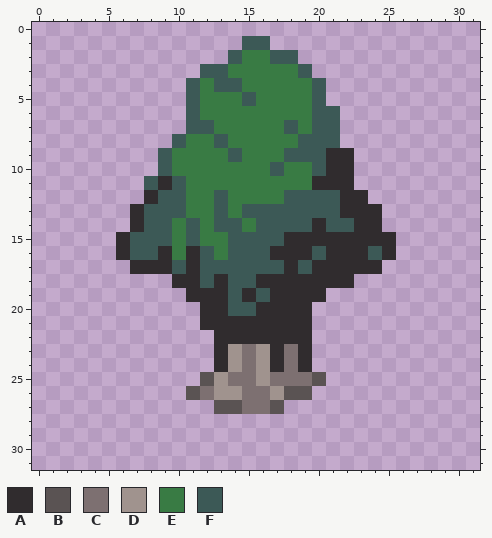
Edited in one commit: pixel-art file (Assets/Resources/Art/Area Tiles/Trees/needle_green.aseprite). The picture above was drawn from the file before the commit.
32x32 pixels, 1 frame.
Palette (. is transparent): A #302c2e  B #5a5353  C #7d7071  D #a0938e  E #397b44  F #3c5956
Pixels before, first column x 6:
 1 .........FF.........
 2 ........FEEFF.......
 3 ......FFEEEEEF......
 4 .....FEFFEEEEEF.....
 5 .....FEEEFEEEEF.....
 6 .....FEEEEEEEEFF....
 7 .....FFEEEEEFEFF....
 8 ....FEEFEEEEEFFF....
 9 ...FEEEEFEEEFFFAA...
10 ...FEEEEEEEFEEFAA...
11 ..FAFEEEEEEEEEAAA...
12 ..AFFEEFEEEEFFFFAA..
13 .AFFFEEFEFFFFFFFAAA.
14 .AFFEFEFFEFFFFAFFAA.
15 AFFFEFEEFFFFAAAAAAAA
16 AFFAEAFEFFFAAAFAAAFA
17 .AAAFAFFFFFFAFAAAAA.
18 ....AAFAFFAAAAAAA...
19 .....AAAFAFAAAA.....
20 ......AAFFAAAA......
21 ......AAAAAAAA......
22 .......AAAAAAA......
23 .......ADCDACA......
24 .......ADCDACA......
25 ......BDCCDCCCB.....
26 .....BCDDCCDBB......
27 .......BBCCB........
After:
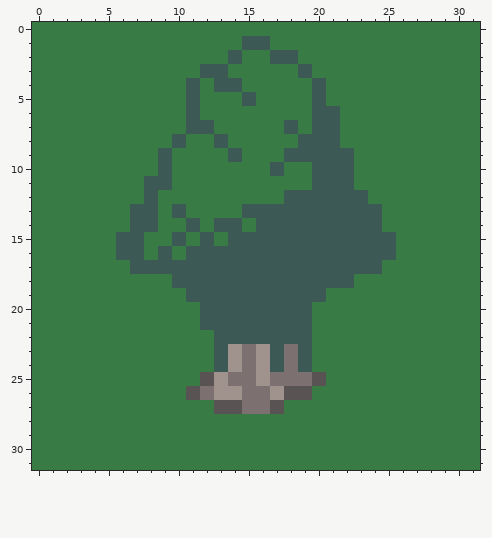
Change:
Changed rows in their new state; - is an unchanged pixel.
first column x 0:
 0 EEEEEEEEEEEEEEEEEEEEEEEEEEEEEEEE
 1 EEEEEEEEEEEEEEE--EEEEEEEEEEEEEEE
 2 EEEEEEEEEEEEEE-----EEEEEEEEEEEEE
 3 EEEEEEEEEEEE--------EEEEEEEEEEEE
 4 EEEEEEEEEEE----------EEEEEEEEEEE
 5 EEEEEEEEEEE----------EEEEEEEEEEE
 6 EEEEEEEEEEE-----------EEEEEEEEEE
 7 EEEEEEEEEEE-----------EEEEEEEEEE
 8 EEEEEEEEEE------------EEEEEEEEEE
 9 EEEEEEEEE------------FFEEEEEEEEE
10 EEEEEEEEE------------FFEEEEEEEEE
11 EEEEEEEE-FE---------FFFEEEEEEEEE
12 EEEEEEEEFEE--E--------FFEEEEEEEE
13 EEEEEEEF-E---E--------FFFEEEEEEE
14 EEEEEEEF-E----------F--FFEEEEEEE
15 EEEEEEF-EEFEF-----FFFFFFFFEEEEEE
16 EEEEEEF-EF-F-F---FFF-FFF-FEEEEEE
17 EEEEEEEFFF-F------F-FFFFFEEEEEEE
18 EEEEEEEEEEFF-F--FFFFFFFEEEEEEEEE
19 EEEEEEEEEEEFFF-F-FFFFEEEEEEEEEEE
20 EEEEEEEEEEEEFF--FFFFEEEEEEEEEEEE
21 EEEEEEEEEEEEFFFFFFFFEEEEEEEEEEEE
22 EEEEEEEEEEEEEFFFFFFFEEEEEEEEEEEE
23 EEEEEEEEEEEEEF---F-FEEEEEEEEEEEE
24 EEEEEEEEEEEEEF---F-FEEEEEEEEEEEE
25 EEEEEEEEEEEE---------EEEEEEEEEEE
26 EEEEEEEEEEE---------EEEEEEEEEEEE
27 EEEEEEEEEEEEE-----EEEEEEEEEEEEEE
28 EEEEEEEEEEEEEEEEEEEEEEEEEEEEEEEE
29 EEEEEEEEEEEEEEEEEEEEEEEEEEEEEEEE
30 EEEEEEEEEEEEEEEEEEEEEEEEEEEEEEEE
31 EEEEEEEEEEEEEEEEEEEEEEEEEEEEEEEE
Pixel boxes of the changes (left, top, right, bottom) in both pictures:
changed: (32, 22, 480, 470)
